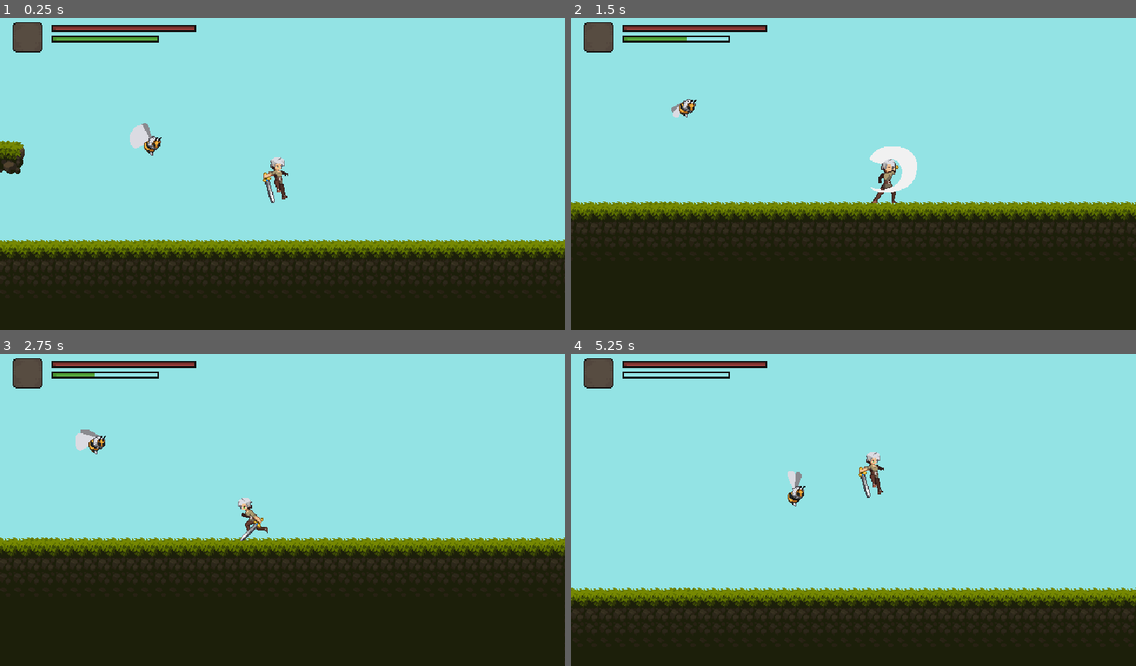
Above: before the commit, frames 1-4 (two rows, left to right).
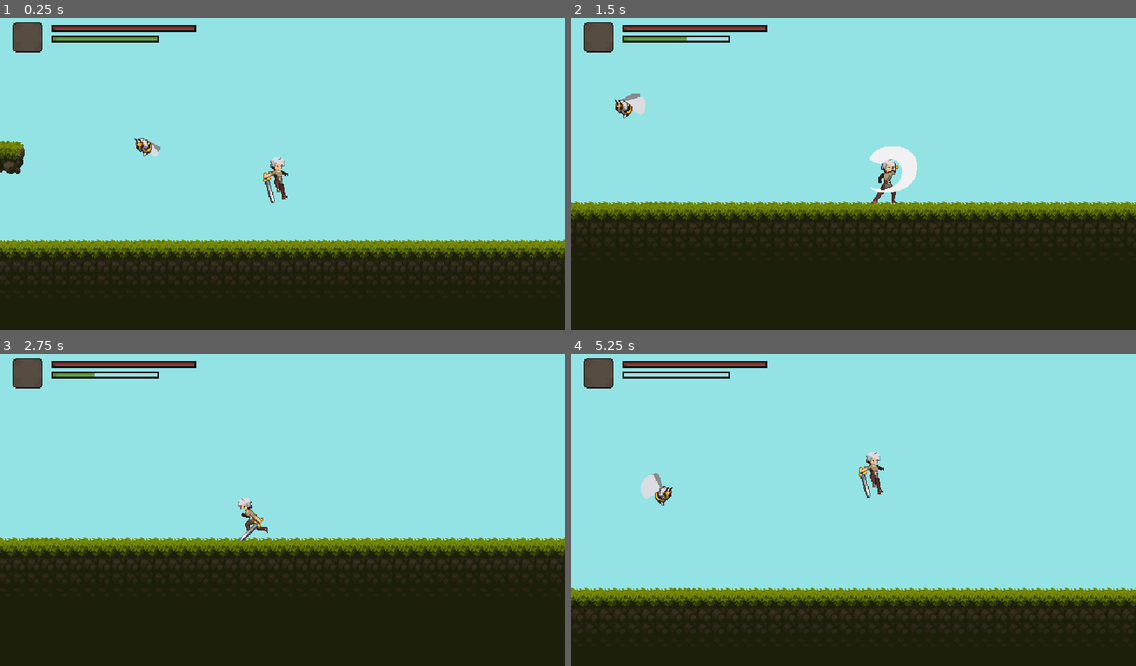
Above: after the commit, the same moments.

Repository: Dewin154/Project_Lynx
Game: Godot game, scene res://levels/test_level.tscn
Two runs of this game, one before a commit and one after it. Both use one fixed random seed, a clock stepped at 60 frames per second and the inputs below.
Inputs:
- Up to frame 1 (0.25 s): no input
- Up to frame 2 (1.5 s): hold D (move_right) from 0.53 s (still down); tap Keypad 1 (attack) at 0.6, 1.35 s; tap W (jump) at 0.77 s
- Up to frame 3 (2.75 s): tap W (jump) at 1.52 s; release D (move_right) at 2.03 s; hold A (move_left) from 2.03 s (still down); tap Keypad 1 (attack) at 2.1 s
- Up to frame 4 (5.25 s): release A (move_left) at 2.78 s; hold D (move_right) 2.78-4.28 s; tap Keypad 1 (attack) every 0.75 s from 2.85 to 5.1 s; tap W (jump) at 3.02, 3.77, 4.52 s; hold A (move_left) 4.28-5.03 s; hold D (move_right) from 5.03 s (still down)

The runs differ from the first frame. In frame 1, 0.4% of the frame differs, in the area x 23-29%, y 33-45%; in frame 2, 0.4%; in frame 3, 0.3%; in frame 4, 0.6%, in the area x 12-42%, y 37-49%.

Commit message:
Implemented bee simple back and forth movement
- fixed small performance issue

Diff:
--- a/enemies/bee/bee.gd
+++ b/enemies/bee/bee.gd
@@ -2,6 +2,9 @@
 extends AbstractEnemies
 
 @onready var animated_sprite_2d: AnimatedSprite2D = $AnimatedSprite2D
+@onready var reverse_movement_timer: Timer = $ReverseMovementTimer
+var fly_forward = false
+var fly_velocity = 25
 
 enum State {Fly, Attack, Hit}
 
@@ -11,12 +14,19 @@
 
 # Called when the node enters the scene tree for the first time.
 func _ready() -> void:
-	animated_sprite_2d.flip_h = false if velocity.x > 0 else true
-
+	velocity.x = -fly_velocity
 
 # Called every frame. 'delta' is the elapsed time since the previous frame.
 func _process(delta: float) -> void:
 	move(delta)
+
+func _on_reverse_movement_timer_timeout() -> void:
+	fly_forward = !fly_forward
+	if fly_forward:
+		velocity.x = fly_velocity
+	else:
+		velocity.x = -fly_velocity
+	animated_sprite_2d.flip_h = true if velocity.x > 0 else false
 
 # Must be overriden, otherwise gravity is applied to bee
 func falling(delta: float) -> void:
@@ -24,8 +34,6 @@
 
 # Controls the flying of the bee and as such the movement of the bee
 func move(delta: float):
-	if velocity.x <= 25:
-		velocity.x += 1
 	temp = sin(position.x) + 150
 	position.y = temp
 
--- a/enemies/bee/bee.tscn
+++ b/enemies/bee/bee.tscn
@@ -118,11 +118,16 @@
 
 [node name="AnimatedSprite2D" type="AnimatedSprite2D" parent="."]
 sprite_frames = SubResource("SpriteFrames_kw4re")
-animation = &"fly"
+animation = &"attack"
 autoplay = "fly"
-frame_progress = 0.868154
 
 [node name="CollisionShape2D" type="CollisionShape2D" parent="."]
 position = Vector2(1.19209e-07, 1)
 rotation = -0.830777
 shape = SubResource("CapsuleShape2D_63eil")
+
+[node name="ReverseMovementTimer" type="Timer" parent="."]
+wait_time = 3.0
+autostart = true
+
+[connection signal="timeout" from="ReverseMovementTimer" to="." method="_on_reverse_movement_timer_timeout"]
--- /dev/null
+++ b/enemies/bee/fly_area.gd
@@ -0,0 +1,11 @@
+extends Node2D
+
+
+# Called when the node enters the scene tree for the first time.
+func _ready() -> void:
+	pass # Replace with function body.
+
+
+# Called every frame. 'delta' is the elapsed time since the previous frame.
+func _process(delta: float) -> void:
+	pass
